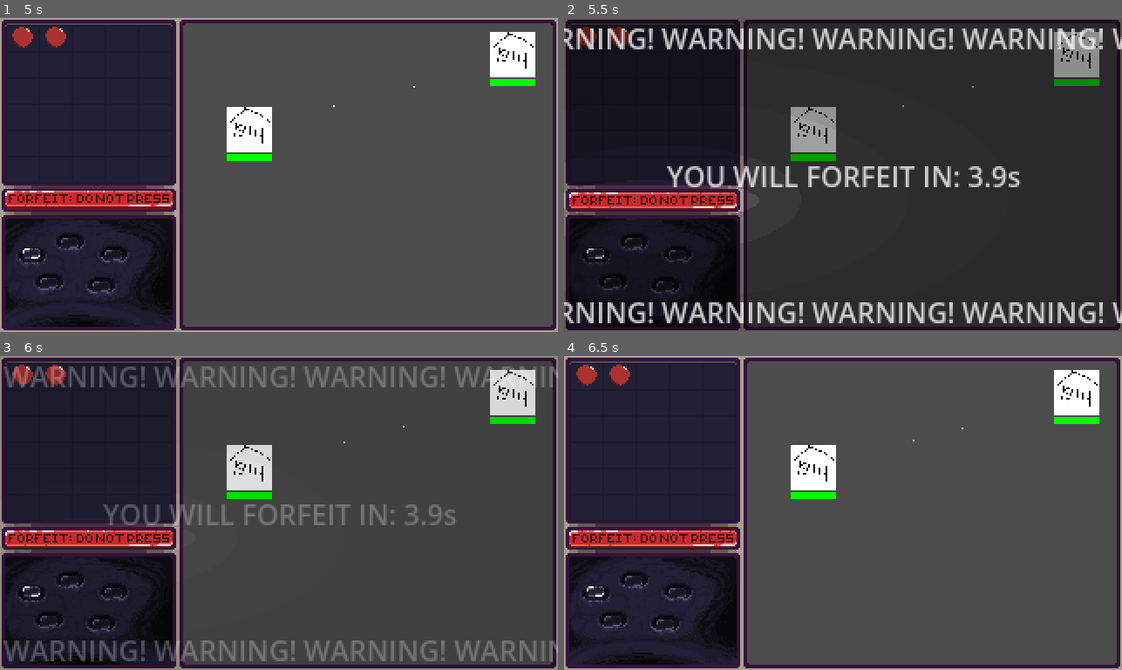
Above: before the commit, frames 1-4 (two rows, left to right).
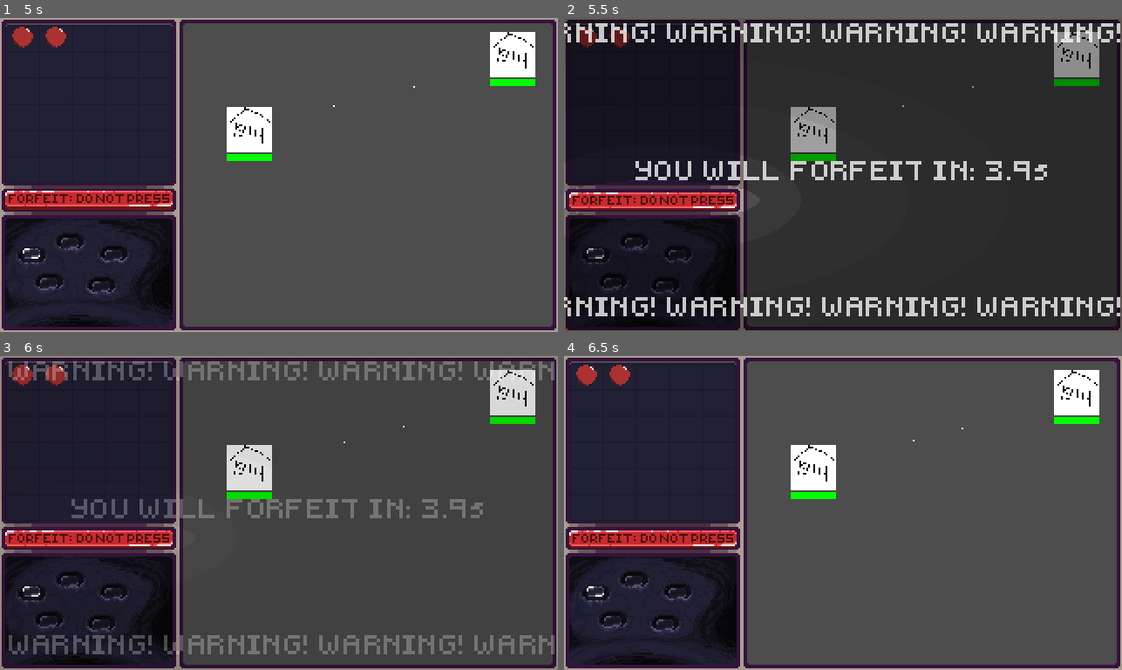
Above: after the commit, the same moments.

Repository: Team-Skeejy/ld55_summoning
Game: Godot game, scene res://scenes/roots/splash/splash_screen.tscn
The game is run twice, just before and just after one commit, with the same random seed, the same clock (stepped at 60 frames per second) and the same inputs.
Inputs (mouse positions are in pixels of both pictures, inside the frame that each line leads up to):
- Up to frame 1 (5 s): tap Enter at 0.5, 3.5 s; move the mouse to (401, 159) at 0.52 s; tap Tab (Tab) at 0.6, 2.1 s; click (401, 159) at 0.67 s; drag from (66, 240) to (89, 102) at 1.27 s; tap Space at 2, 4.25 s; move the mouse to (33, 256) at 2.02 s; click (33, 256) at 2.17 s; drag from (50, 281) to (89, 196) at 2.77 s; drag from (100, 284) to (89, 102) at 3.52 s; drag from (111, 253) to (61, 43) at 4.27 s
- Up to frame 2 (5.5 s): tap Enter at 5 s; move the mouse to (653, 196) at 5.02 s; tap Tab (Tab) at 5.1 s; click (653, 196) at 5.17 s
- Up to frame 3 (6 s): drag from (22, 374) to (50, 619) at 5.77 s
- Up to frame 4 (6.5 s): no input

Frame 1 is identical in both runs. In frame 2, 12% of the frame differs, in the area x 0-100%, y 1-98%; in frame 3, 9.7%; in frame 4, nothing differs.

Commit message:
added font, working on properties

Diff:
--- a/project.godot
+++ b/project.godot
@@ -32,6 +32,13 @@
 window/stretch/mode="viewport"
 window/stretch/scale_mode="integer"
 
+[gui]
+
+theme/custom_font="res://assets/tinypixel.otf"
+theme/default_font_antialiasing=0
+theme/default_font_subpixel_positioning=0
+theme/lcd_subpixel_layout=0
+
 [input]
 
 Esc={
--- a/scenes/characters/Dude.gd
+++ b/scenes/characters/Dude.gd
@@ -2,13 +2,16 @@
 
 class_name Dude
 
+signal on_attack(target: Dude)
+
+@export var priority: int = 0
 @export var health: int = 10;
 @export var attack_power: int = 1;
 @export var team: int = 1;
 @export var speed: float = 0.1;
 @export var attack_range: float = 1;
 @export var attack_interval: float = 1;
-@export var parentContainer: Node2D;
+@export var parentContainer: DudeContainer;
 @export var home: Node2D;
 @export var bad_home: Node2D;
 @export var stateMachine: StateMachine;
@@ -23,13 +26,13 @@
 	stateMachine.set_refs()
 
 # Called every frame. 'delta' is the elapsed time since the previous frame.
-func _process(delta) -> void:
+func _process(_delta: float) -> void:
 	if !is_dead:
 		current_state = stateMachine.current_state.name
 		check_aliveness()
 
 func check_aliveness() -> void:
-	if(health <= 0):
+	if (health <= 0):
 		is_dead = true;
 		parentContainer.child_killed(team)
 		queue_free()
@@ -37,20 +40,18 @@
 
 var time_since_last_attack: float = 0
 func attack(closest: Dude, delta: float) -> void:
-	if(health <= 0):
+	if (health <= 0):
 		return
 	time_since_last_attack += delta
-	if(attack_interval > time_since_last_attack):
+	if (attack_interval > time_since_last_attack):
 		time_since_last_attack = 0;
 		if closest:
-			var distance = distance_to(closest)
-			if(distance < attack_range):
+			var distance: float = distance_to(closest.global_position)
+			if (distance < attack_range):
 				closest.health = closest.health - attack_power
 
 
 #Private equivs
 
-func distance_to(target) -> float:
-	if(target is Vector2):
-		return get_global_transform().origin.distance_to(target)
-	return get_global_transform().origin.distance_to(target.get_global_transform().origin)
+func distance_to(target: Vector2) -> float:
+	return global_position.distance_to(target)
--- a/scenes/characters/DudeContainer.gd
+++ b/scenes/characters/DudeContainer.gd
@@ -1,8 +1,7 @@
 extends Node2D
 
 class_name DudeContainer
-
-var dude = load("res://scenes/characters/Dude.tscn")
+var dude: PackedScene = load("res://scenes/characters/Dude.tscn")
 
 signal dude_killed(team: int)
 
@@ -11,24 +10,16 @@
 
 @export var template_entity: Entity;
 
-# Called when the node enters the scene tree for the first time.
-func _ready():
-	pass # Replace with function body.
 
-
-# Called every frame. 'delta' is the elapsed time since the previous frame.
-func _process(delta):
-	pass
-
-func child_killed(team: int):
+func child_killed(team: int) -> void:
 	dude_killed.emit(team)
 
-func spawn_dude(team: int):
+func spawn_dude(team: int) -> void:
 	var new_dude: Dude = dude.instantiate()
 
 	new_dude.parentContainer = self
 	new_dude.team = team
-	if(team == 1):
+	if (team == 1):
 		new_dude.bad_home = bad_home
 		new_dude.home = good_home
 		new_dude.global_position = good_home.global_position
--- a/scenes/roots/game/game.gd
+++ b/scenes/roots/game/game.gd
@@ -9,10 +9,10 @@
 func _ready() -> void:
 	pass  # Replace with function body.
 
-var spawn_timer:float = 0
+var spawn_timer: float = 0
 func _process(delta: float) -> void:
 	spawn_timer += delta
-	if(spawn_timer > interval_spawn_rate):
+	if (spawn_timer > interval_spawn_rate):
 		spawn_timer = 0
 		spawn_entity()
 
--- a/scenes/roots/game/game.tscn
+++ b/scenes/roots/game/game.tscn
@@ -13,9 +13,10 @@
 ui = NodePath("Ui")
 container = NodePath("DudeContainer")
 
-[node name="Ui" parent="." node_paths=PackedStringArray("inventory", "alter") instance=ExtResource("2_aqm0m")]
+[node name="Ui" parent="." node_paths=PackedStringArray("inventory", "alter", "end") instance=ExtResource("2_aqm0m")]
 inventory = NodePath("Inventory")
 alter = NodePath("Alter")
+end = NodePath("End")
 
 [node name="Menu" type="Button" parent="."]
 visible = false
--- /dev/null
+++ b/scenes/ui_entities/behaviours/properties/attack/knife.gd
@@ -0,0 +1 @@
+extends Property
--- /dev/null
+++ b/scenes/ui_entities/behaviours/properties/property.gd
@@ -0,0 +1,7 @@
+class_name Property
+extends Node
+
+var parent: Dude
+
+func init(_parent: Dude) -> void:
+  parent = _parent
--- a/scenes/ui_entities/end/end.tscn
+++ b/scenes/ui_entities/end/end.tscn
@@ -15,6 +15,7 @@
 
 [node name="Control" type="Control" parent="."]
 visible = false
+texture_filter = 1
 layout_mode = 3
 anchors_preset = 15
 anchor_right = 1.0
@@ -45,7 +46,7 @@
 offset_bottom = 6.0
 grow_horizontal = 2
 grow_vertical = 2
-theme_override_font_sizes/font_size = 8
+theme_override_font_sizes/font_size = 7
 text = "Stats go here"
 
 [node name="Label" type="Label" parent="Control"]
--- a/scenes/ui_entities/forfeiting/forfeiting.tscn
+++ b/scenes/ui_entities/forfeiting/forfeiting.tscn
@@ -230,6 +230,7 @@
 
 [node name="Control" type="Control" parent="."]
 modulate = Color(1, 1, 1, 0)
+texture_filter = 1
 layout_mode = 3
 anchors_preset = 15
 anchor_right = 1.0
@@ -250,8 +251,8 @@
 anchors_preset = 15
 anchor_right = 1.0
 anchor_bottom = 1.0
-offset_left = -1280.0
-offset_right = -1280.0
+offset_left = -833.789
+offset_right = -833.789
 grow_horizontal = 2
 grow_vertical = 2
 
@@ -281,7 +282,6 @@
 anchor_bottom = 0.5
 grow_horizontal = 2
 grow_vertical = 2
-scale = Vector2(1.4, 1.4)
 
 [node name="CountdownLabel" type="Label" parent="Control/Control"]
 layout_mode = 1
--- a/scenes/ui_entities/ui/ui_test.gd
+++ b/scenes/ui_entities/ui/ui_test.gd
@@ -7,13 +7,3 @@
 	var entity: Entity = test_entity.instantiate()
 	add_child(entity)
 	ui.inventory.add_entity(entity)
-
-
-# Called when the node enters the scene tree for the first time.
-func _ready():
-	pass  # Replace with function body.
-
-
-# Called every frame. 'delta' is the elapsed time since the previous frame.
-func _process(delta):
-	pass
--- a/scenes/ui_entities/ui/ui_test.tscn
+++ b/scenes/ui_entities/ui/ui_test.tscn
@@ -15,6 +15,7 @@
 end = NodePath("End")
 
 [node name="Button" type="Button" parent="."]
+texture_filter = 1
 offset_left = 110.0
 offset_top = 7.0
 offset_right = 189.0
Binary file added: assets/tinypixel.otf
Not shown, added: assets/tinypixel.otf.import
Not shown: 1 places in scenes/roots/game/game.tscn that only renumber resources
